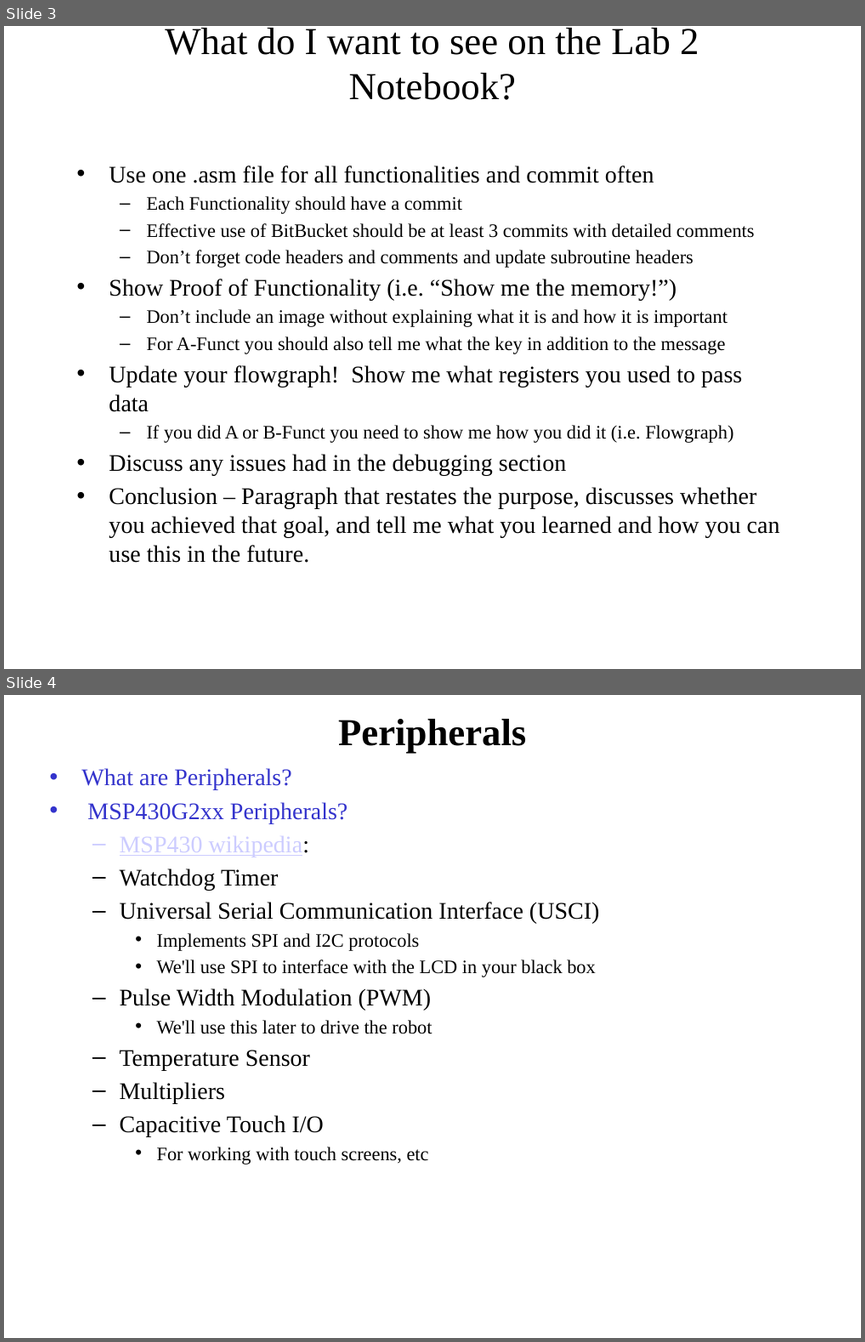
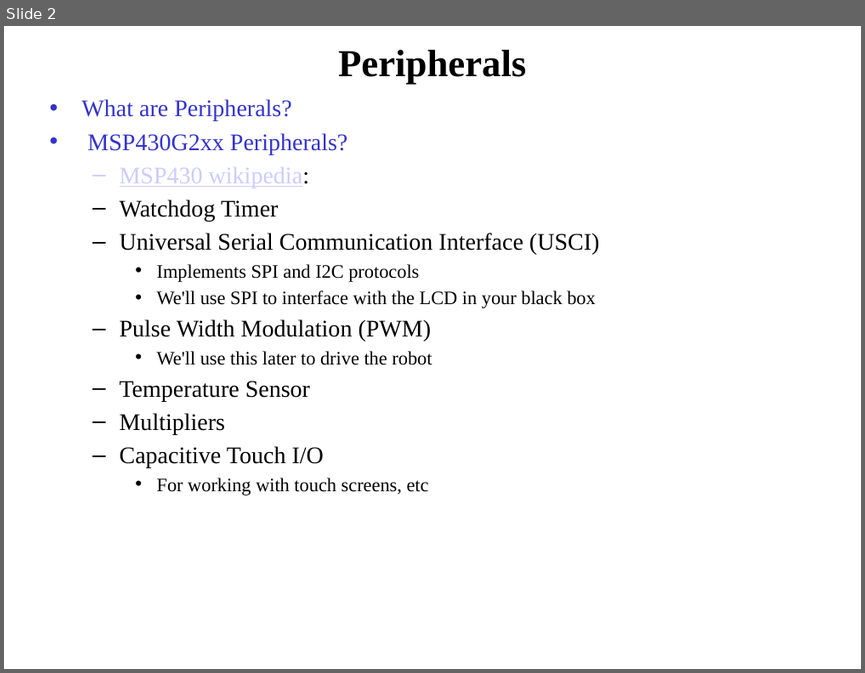
Before and after one commit to pw4rn3r/ECE382, a slide deck: notes/L13/Lsn13.pptx. Shown one above the other, each under a label of ours: slides 3 and 4 before the commit, slide 2 after it. The pictures are 865x1342 and 865x673 pixels, drawn with LibreOffice and Linux fonts; fonts in the diff are those of the drawing. Boxes give left, top, right and bottom in pixels: in the first picture for what was removed or moved away, otherwise in the second. Text is boxed around its words. In the diff, an @@ line names an element or a change of style, - is before the commit and + after.

```diff
--- a/notes/L13/Lsn13.pptx
+++ b/notes/L13/Lsn13.pptx
@@ slide 3 removed at [4, 26, 861, 669], background #FFFFFF @@
@@ title removed at [165, 28, 698, 100] @@
-What do I want to see on the Lab 2 Notebook?
@@ text removed at [109, 165, 780, 562] @@
-• Use one .asm file for all functionalities and commit often
-  – Each Functionality should have a commit
-  – Effective use of BitBucket should be at least 3 commits with detailed comments
-  – Don’t forget code headers and comments and update subroutine headers
-• Show Proof of Functionality (i.e. “Show me the memory!”)
-  – Don’t include an image without explaining what it is and how it is important
-  – For A-Funct you should also tell me what the key in addition to the message
-• Update your flowgraph! Show me what registers you used to pass data
-  – If you did A or B-Funct you need to show me how you did it (i.e. Flowgraph)
-• Discuss any issues had in the debugging section
-• Conclusion – Paragraph that restates the purpose, discusses whether you achieved that goal, and tell me what you learned and how you can use this in the future.
@@ what was slide 4 is now slide 2 @@
```
Also in this commit, not shown: 3 slides changed, 1 other slide removed, 1 other file.
